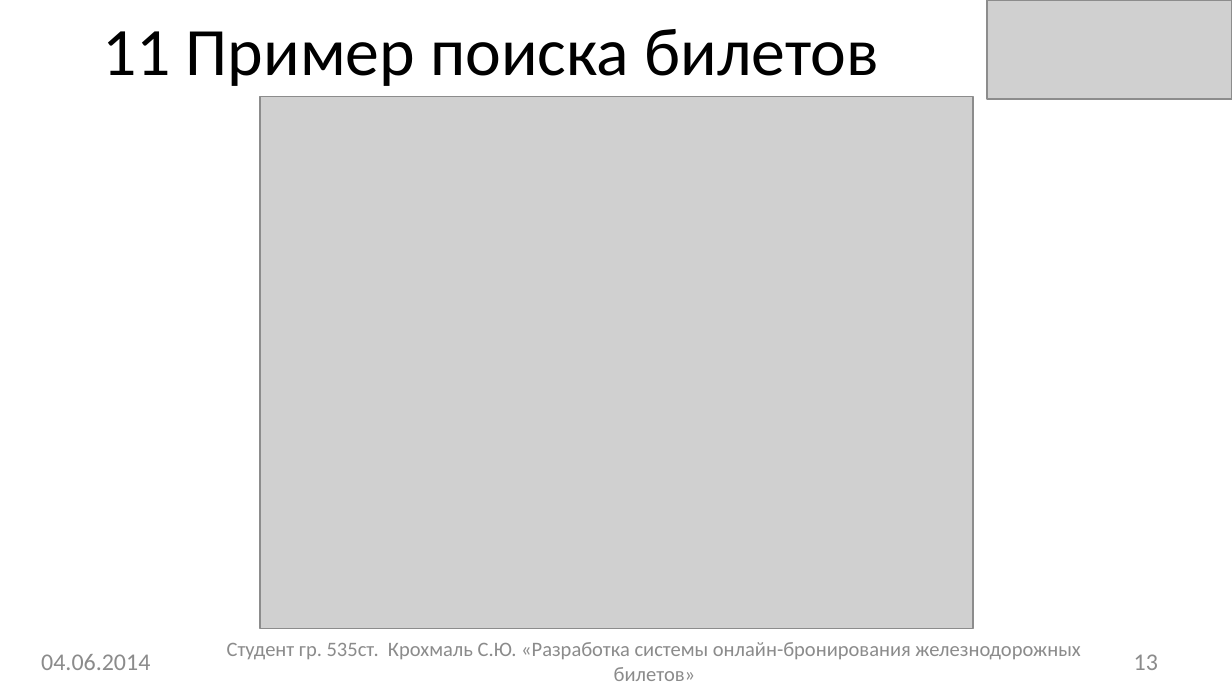
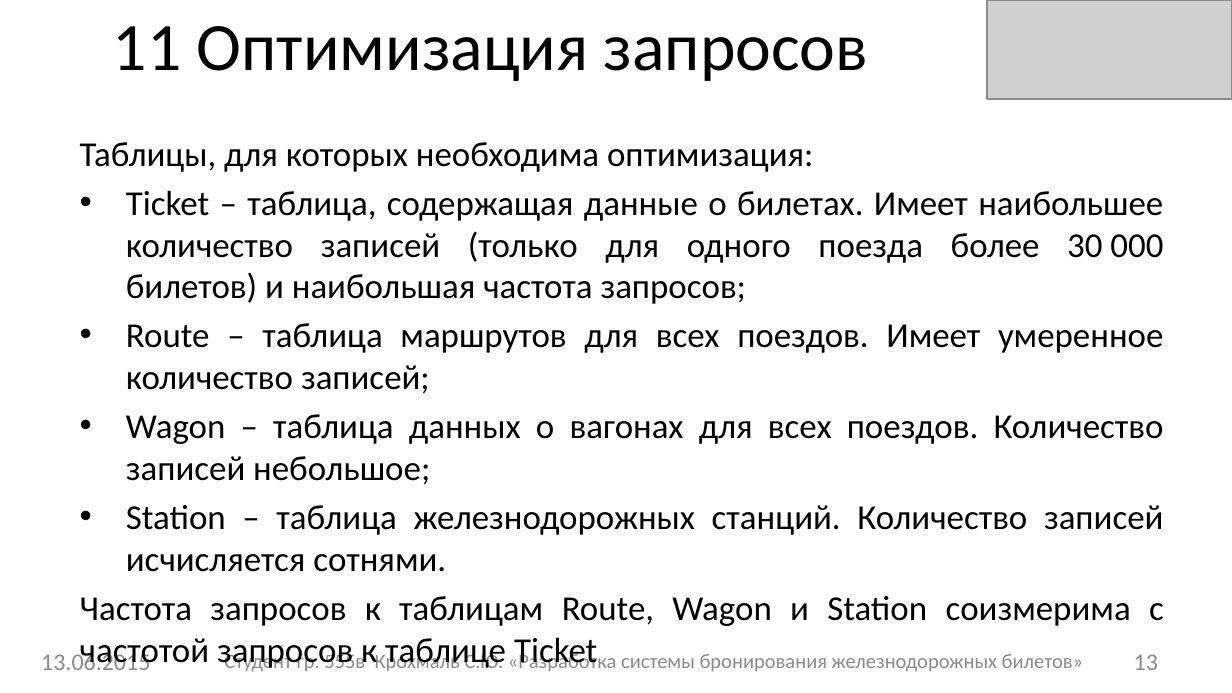
Before and after one commit to sergey-krokhmal/RailwayTicketBooking, a slide deck: slide 13 of Documentation/Презенташка.pptx. Drawn at 1232x693 pixels with LibreOffice and Linux fonts; fonts in the diff are those of the drawing; grey boxes stand for pictures. Boxes give left, top, right and bottom in pixels: in the first picture for what was removed or moved away, otherwise in the second. Text is boxed around its words. In the diff, an @@ line names an element or a change of style, - is before the commit and + after.

```diff
--- a/Documentation/Презенташка.pptx
+++ b/Documentation/Презенташка.pptx
@@ title at [113,26,868,81]: text changed @@
-11 Пример поиска билетов
+11 Оптимизация запросов
@@ picture removed at [260,96,973,628] @@
@@ text added at [80,142,1164,671], 20.4 pt, text #000000 @@
+Таблицы, для которых необходима оптимизация:
+• Ticket – таблица, содержащая данные о билетах. Имеет наибольшее количество записей (только для одного поезда более 30 000 билетов) и наибольшая частота запросов;
+• Route – таблица маршрутов для всех поездов. Имеет умеренное количество записей;
+• Wagon – таблица данных о вагонах для всех поездов. Количество записей небольшое;
+• Station – таблица железнодорожных станций. Количество записей исчисляется сотнями.
+Частота запросов к таблицам Route, Wagon и Station соизмерима с частотой запросов к таблице Ticket
@@ text at [41,649,150,670]: text changed @@
-04.06.2014
+13.06.2015
@@ text at [224,651,617,672]: text changed @@
-Студент гр. 535ст. Крохмаль С.Ю. «Разработка системы онлайн-бронирования железнодорожных билетов»
+Студент гр. 555в Крохмаль С.Ю. «Разработка системы бронирования железнодорожных билетов»
```
Also in this commit, not shown: 14 other slides changed, 1 slide added, 2 slides removed, 26 other files.
